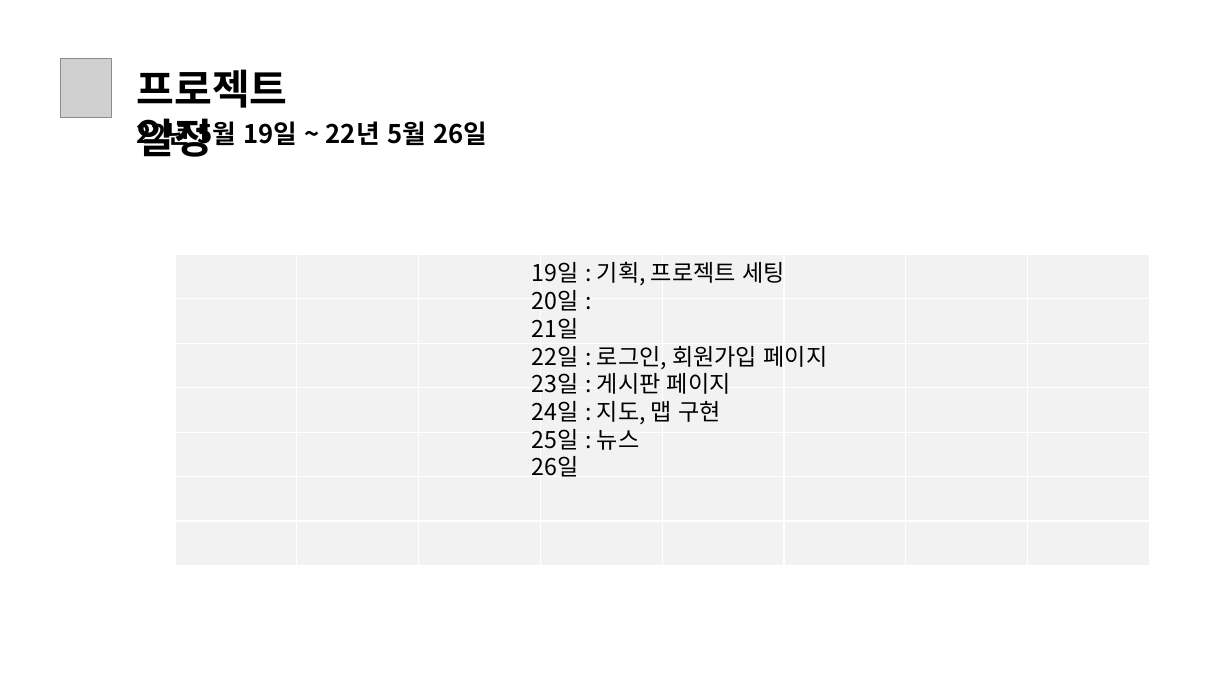
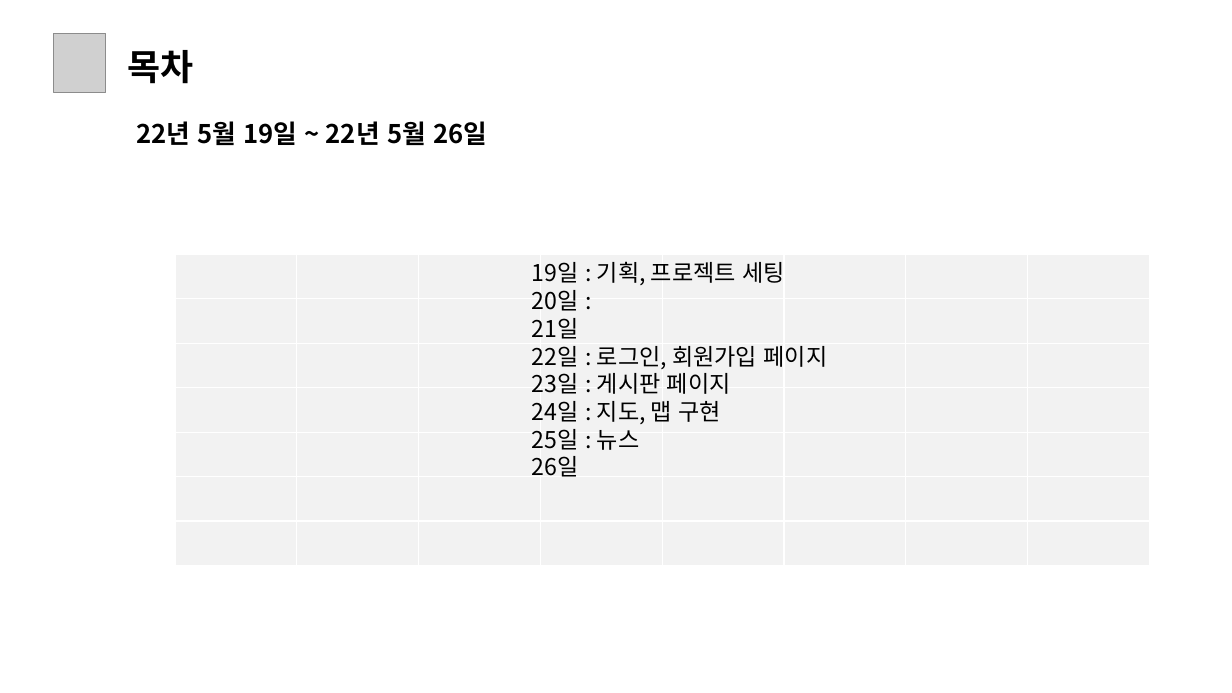
Before and after one commit to daseullll/HappyHouse, a slide deck: slide 5 of happyhouse_광주4반.pptx (slide 4 before the commit). Drawn at 1232x693 pixels with LibreOffice and Linux fonts; fonts in the diff are those of the drawing; grey boxes stand for pictures. Boxes give left, top, right and bottom in pixels: in the first picture for what was removed or moved away, otherwise in the second. Text is boxed around its words. In the diff, an @@ line names an element or a change of style, - is before the commit and + after.

```diff
--- a/happyhouse_광주4반.pptx
+++ b/happyhouse_광주4반.pptx
@@ picture moved from (x1=60, y1=58, x2=112, y2=117) to (x1=54, y1=33, x2=105, y2=92) @@
@@ text added at (x1=128, y1=50, x2=194, y2=84), 28 pt, text #000000, bold @@
+목차
@@ text removed at (x1=136, y1=69, x2=287, y2=157) @@
-프로젝트 일정
```
Also in this commit, not shown: 10 other slides changed, 18 slides added, 3 slides removed, 2 other files.
